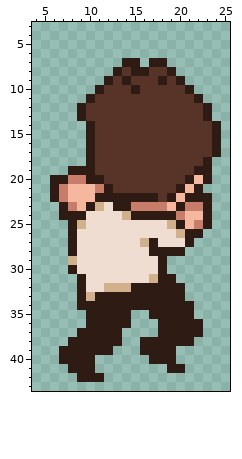
Two versions of one pixel-art sprite, sprites/Stanley/spr_krisu_fall_lw_0.png. That is the earlier state.
The file is 29x50 pixels. Shown: x 4..25, y 3..43.
New version:
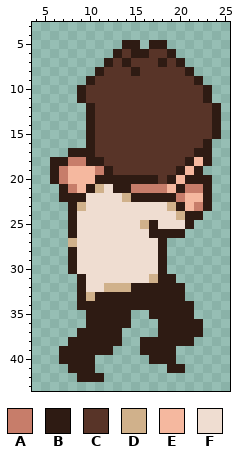
Palette (. is transparent): A #c77d6a  B #2e1b13  C #583428  D #d0b18b  E #f5b89f  F #efddd1
Changes in this commit:
y 5: x 14..15 .. -> BB; x 17..18 .. -> BB
y 6: x 13..19 ....... -> BCBBCCB
y 7: x 12..13 .. -> BC; x 15..17 B.B -> CCC; x 19..20 .. -> CB
y 8: x 11..13 ..B -> BCC; x 16 B -> C; x 19..21 B.. -> CCB
y 9: x 10..12 ..B -> BCC; x 14 B -> C; x 18 B -> C; x 20..22 B.. -> CCB
y 10: x 9..11 ..B -> BCC; x 15 B -> C; x 21..23 B.. -> CCB
y 11: x 9..10 .B -> BC; x 22..23 B. -> CB
y 12..13: x 9..10 BC -> .B; x 23..24 B. -> CB
y 16: x 23..24 CB -> B.
y 17: x 8..9 .. -> BB; x 22..24 CCB -> BB.
y 18: x 6..9 .... -> BBAA; x 11 C -> B; x 21..22 CC -> BE
y 19: x 6..12 ..BBBCC -> BAEEEAB; x 20..21 CC -> BE; x 23 B -> .
y 20: x 7..10 BAAB -> AEEE; x 12..17 CCCCCC -> BBBBBB; x 19..20 CC -> BE; x 22 E -> B
y 21: x 6..8 BAE -> .BA; x 10..19 EABCCCCCCC -> BDFBBAAAAE; x 21..23 EB. -> AAB
y 22: x 6..14 BAEEEBBBB -> .BBBFFFFD; x 18 C -> B; x 20..22 EBB -> AEE
y 23: x 7..11 BAEBD -> .BDFF; x 13..19 BBAAAAE -> FFFFFFD; x 21 A -> E
y 24: x 7 B -> .; x 9 B -> F; x 14..23 DBBBBBAEEB -> FFFFFFDBB.
y 25: x 9 D -> F; x 16..17 FF -> DB; x 19..23 DBEAB -> FFB..
y 26: x 17..22 FFFDBB -> BBBB..
y 27: x 8 B -> D; x 16..21 DBFFFB -> FFB...
y 28: x 17 B -> F; x 19..20 BB -> ..
y 29: x 8 D -> B
Boxes around the changes in both pictures, in picture pixels (x1, y1, x2, y2):
changed: (50, 40, 221, 265)
